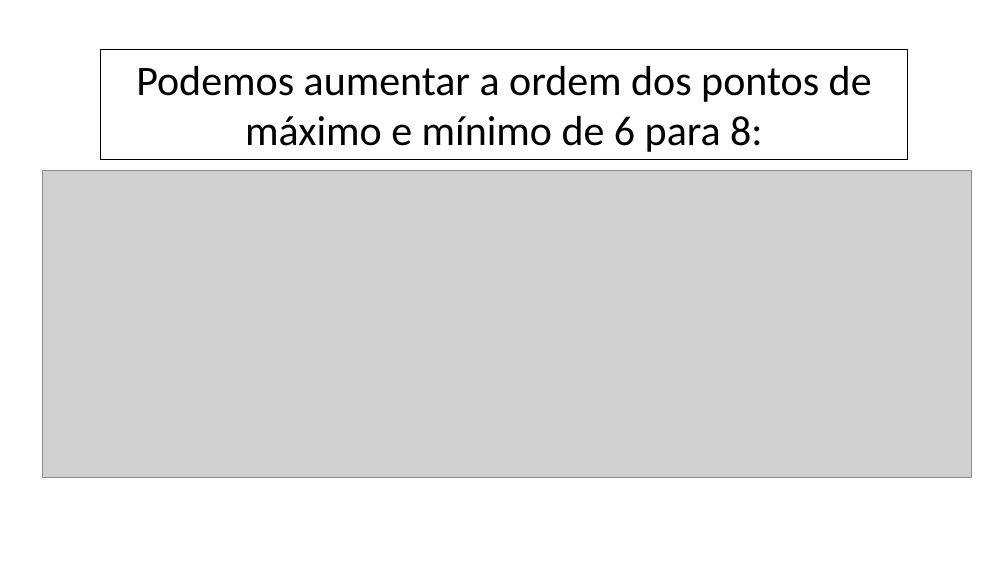
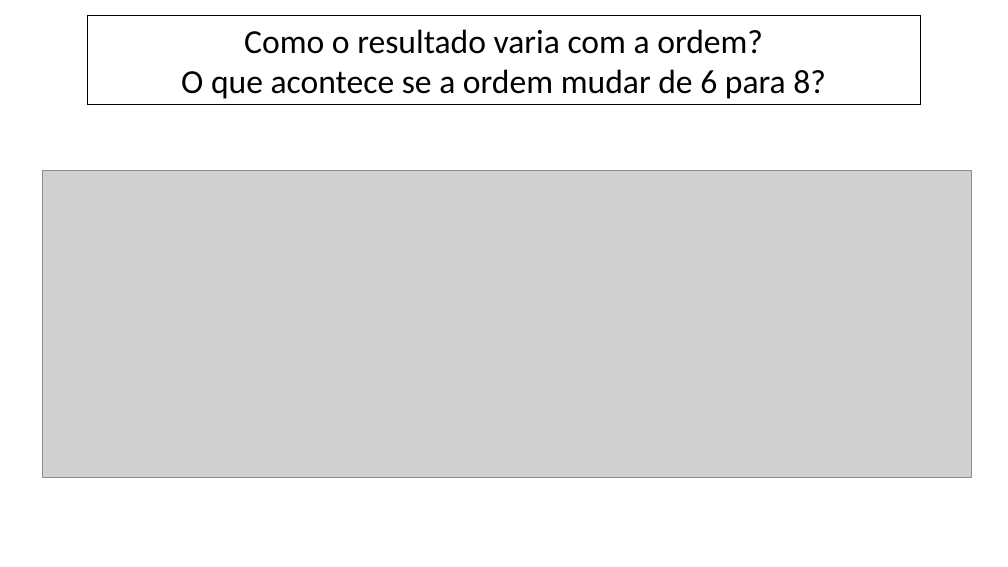
Before and after one commit to fabiomcdc/Projeto_Linhas_de_Tendencia_RSI, a slide deck: slide 20 of planilhas e ppts/PPT_linhas_de_tendencias.pptx (slide 10 before the commit). Drawn at 1008x567 pixels with LibreOffice and Linux fonts; fonts in the diff are those of the drawing; grey boxes stand for pictures. Boxes give left, top, right and bottom in pixels: in the first picture for what was removed or moved away, otherwise in the second. Text is boxed around its words. In the diff, an @@ line names an element or a change of style, - is before the commit and + after.

```diff
--- a/planilhas e ppts/PPT_linhas_de_tendencias.pptx
+++ b/planilhas e ppts/PPT_linhas_de_tendencias.pptx
@@ rectangle "Como o resultado varia com ...": place and size @@
-rectangle "Como o resultado varia com ..." at (101, 50, 907, 160)
+rectangle "Como o resultado varia com ..." at (87, 16, 920, 105)
@@ text in rectangle at (181, 29, 826, 99): text changed; size 40 to 32 pt @@
-Podemos aumentar a ordem dos pontos de máximo e mínimo de 6 para 8:
+Como o resultado varia com a ordem?
+O que acontece se a ordem mudar de 6 para 8?
```
Also in this commit, not shown: 14 other slides changed, 15 slides added, 42 other files.
